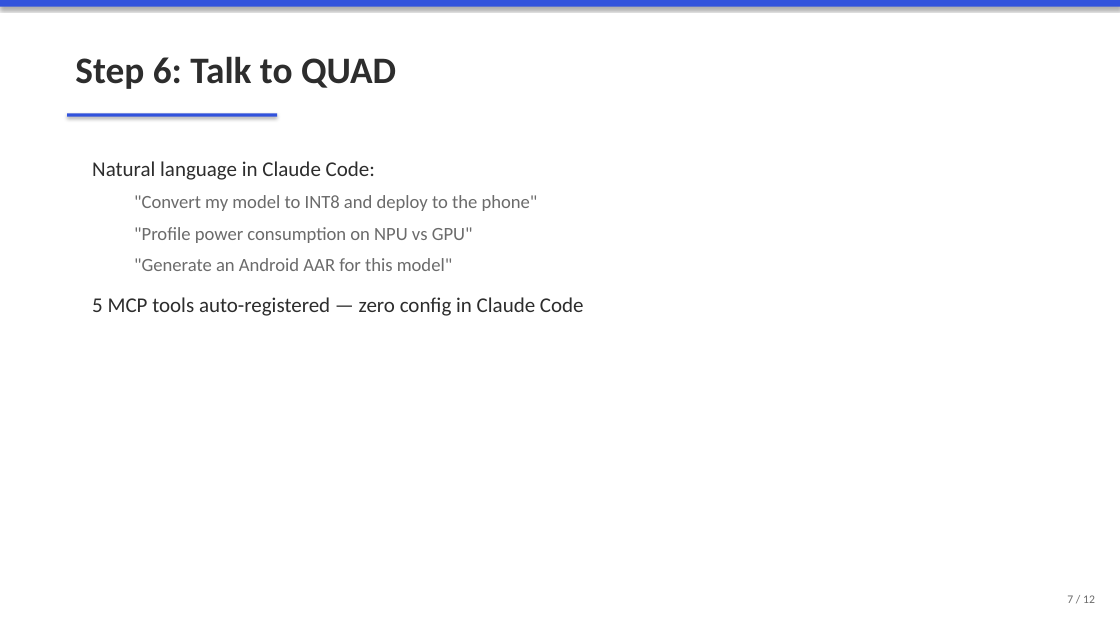
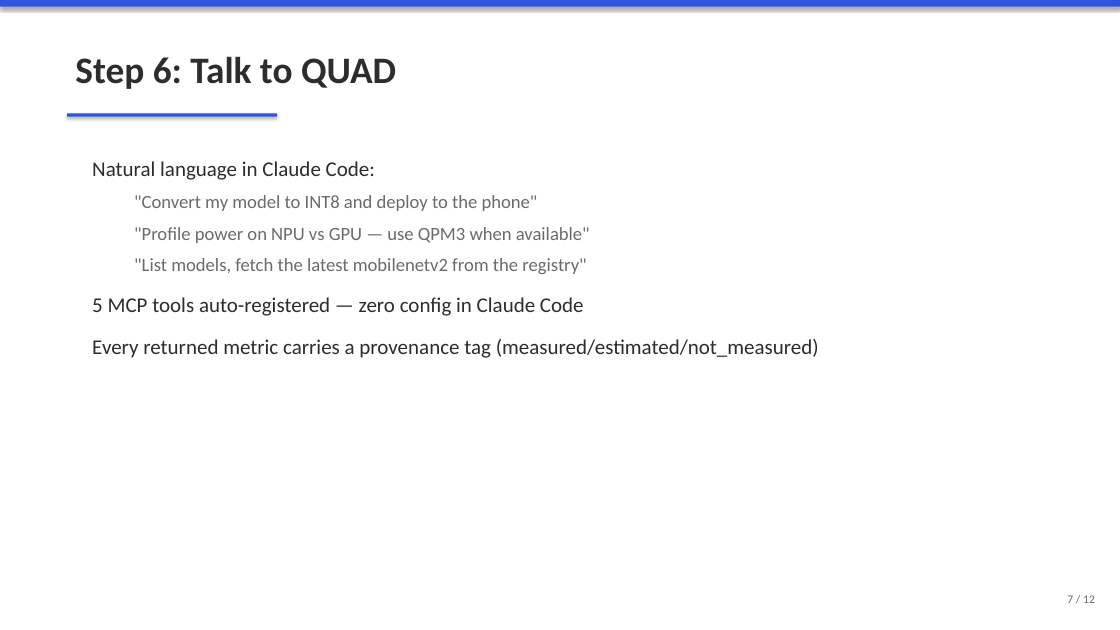
Before and after one commit to pkr465/QUAD, a slide deck: slide 7 of docs/QUAD_User_Journey.pptx. Drawn at 1120x630 pixels with LibreOffice and Linux fonts; fonts in the diff are those of the drawing. Boxes give left, top, right and bottom in pixels: in the first picture for what was removed or moved away, otherwise in the second. Text is boxed around its words. In the diff, an @@ line names an element or a change of style, - is before the commit and + after.

```diff
--- a/docs/QUAD_User_Journey.pptx
+++ b/docs/QUAD_User_Journey.pptx
@@ text at [134, 227, 590, 274]: text changed @@
-  "Profile power consumption on NPU vs GPU"
-  "Generate an Android AAR for this model"
+  "Profile power on NPU vs GPU — use QPM3 when available"
+  "List models, fetch the latest mobilenetv2 from the registry"
@@ text at [92, 339, 819, 358]: paragraph added @@
+Every returned metric carries a provenance tag (measured/estimated/not_measured)
```
Also in this commit, not shown: 14 other files.
